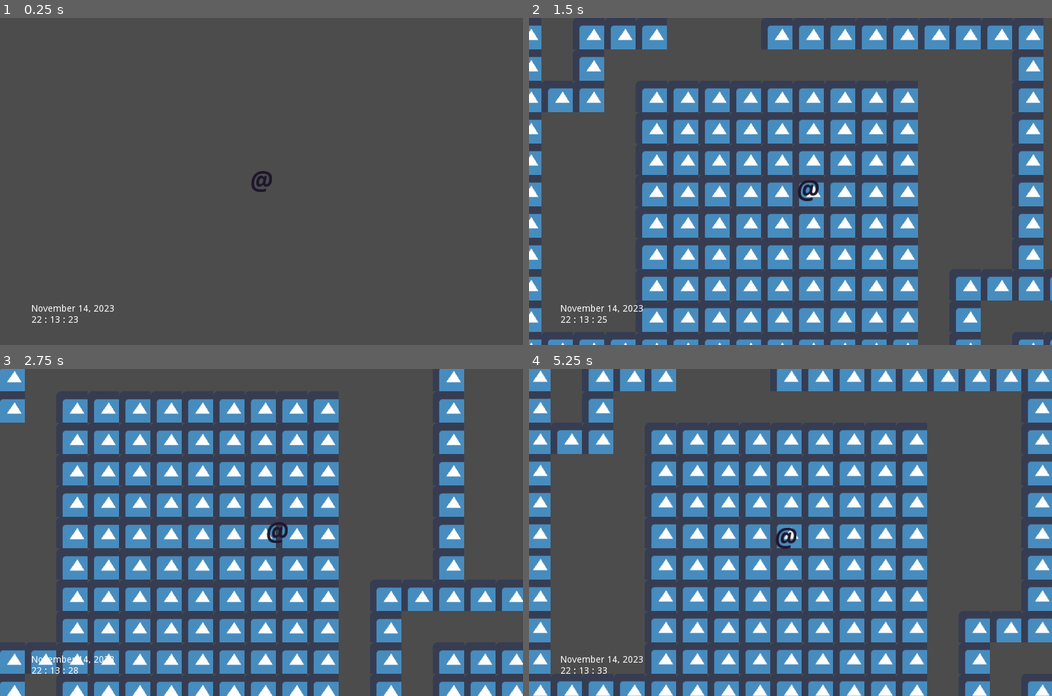
Above: before the commit, frames 1-4 (two rows, left to right).
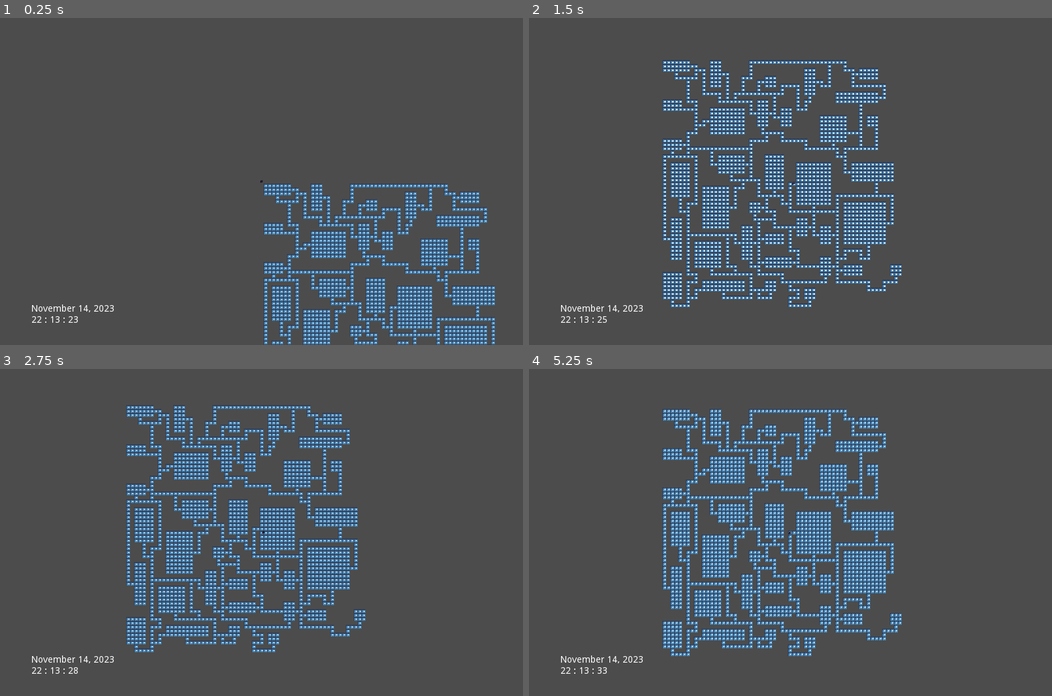
Above: after the commit, the same moments.

Repository: kairuma/temple-of-time
Game: Godot game, scene res://scene/state/Gameplay.tscn
Same seed, same stepped clock (60 frames per second), same inputs: the game is played once before the commit and once after it. The engine's default icon, where the game draws it, is replaced by a stand-in: a white triangle on a blue panel in a dark square.
Inputs:
- Up to frame 1 (0.25 s): no input
- Up to frame 2 (1.5 s): tap Enter at 0.5 s; hold Right (right) 0.53-1.28 s; hold Down (down) from 1.28 s (still down)
- Up to frame 3 (2.75 s): release Down (down) at 2.03 s; hold Right (right) from 2.03 s (still down)
- Up to frame 4 (5.25 s): release Right (right) at 2.78 s; hold Up (up) 2.78-3.53 s; hold Left (left) 3.53-5.03 s; hold Down (down) from 5.03 s (still down)

The runs differ from the first frame. In frame 1, 7.1% of the frame differs, in the area x 48-95%, y 46-100%; in frame 2, 38%; in frame 3, 38%; in frame 4, 41%, in the area x 0-100%, y 0-100%.

Commit message:
old dead end removal

Diff:
--- a/scene/Map.gd
+++ b/scene/Map.gd
@@ -1,8 +1,8 @@
 extends Node2D
 
-const WIDTH: int = 32
-const HEIGHT: int = 32
-const ROOM_ITERATIONS: int = 256
+const WIDTH: int = 64
+const HEIGHT: int = 64
+const ROOM_ITERATIONS: int = 1024
 const MONTH_NAME: Dictionary = {
 	1: "January", 2: "February", 3: "March", 4: "April",
 	5: "May", 6: "June", 7: "July", 8: "August",
@@ -29,10 +29,20 @@
 
 func gen_map() -> void:
 	var region: Array = []
+	for i in 4:
+		var rect_w: int = 3 + (randi() % 5) * 2
+		var rect_x: int = 1 + (randi() % ((WIDTH / 2 - rect_w - 1) / 2)) * 2
+		if i % 2 == 1:
+			rect_x += WIDTH / 2
+		var rect_h: int = 3 + (randi() % 5) * 2
+		var rect_y: int = 1 + (randi() % ((HEIGHT / 2 - rect_h - 1) / 2)) * 2
+		if i > 1:
+			rect_y += HEIGHT / 2
+		region.append([rect_x, rect_y, rect_w, rect_h])
 	for i in range(ROOM_ITERATIONS):
-		var rect_w: int = 3 + (randi() % 7) * 2
+		var rect_w: int = 3 + (randi() % 5) * 2
 		var rect_x: int = 1 + (randi() % ((WIDTH - rect_w - 1) / 2)) * 2
-		var rect_h: int = 3 + (randi() % 7) * 2
+		var rect_h: int = 3 + (randi() % 5) * 2
 		var rect_y: int = 1 + (randi() % ((HEIGHT - rect_h - 1) / 2)) * 2
 		var is_valid: bool = true
 		var j: int = 0
--- a/scene/Map.tscn
+++ b/scene/Map.tscn
@@ -32,8 +32,8 @@
 [node name="Entities" type="Node2D" parent="."]
 
 [node name="Player" parent="." instance=ExtResource( 1 )]
-map_x = 16
-map_y = 16
+map_x = 32
+map_y = 32
 
 [node name="CanvasLayer" type="CanvasLayer" parent="."]
 
--- a/scene/entity/Player.tscn
+++ b/scene/entity/Player.tscn
@@ -10,4 +10,5 @@
 
 [node name="Camera2D" type="Camera2D" parent="." index="0"]
 current = true
+zoom = Vector2( 8, 8 )
 smoothing_enabled = true
